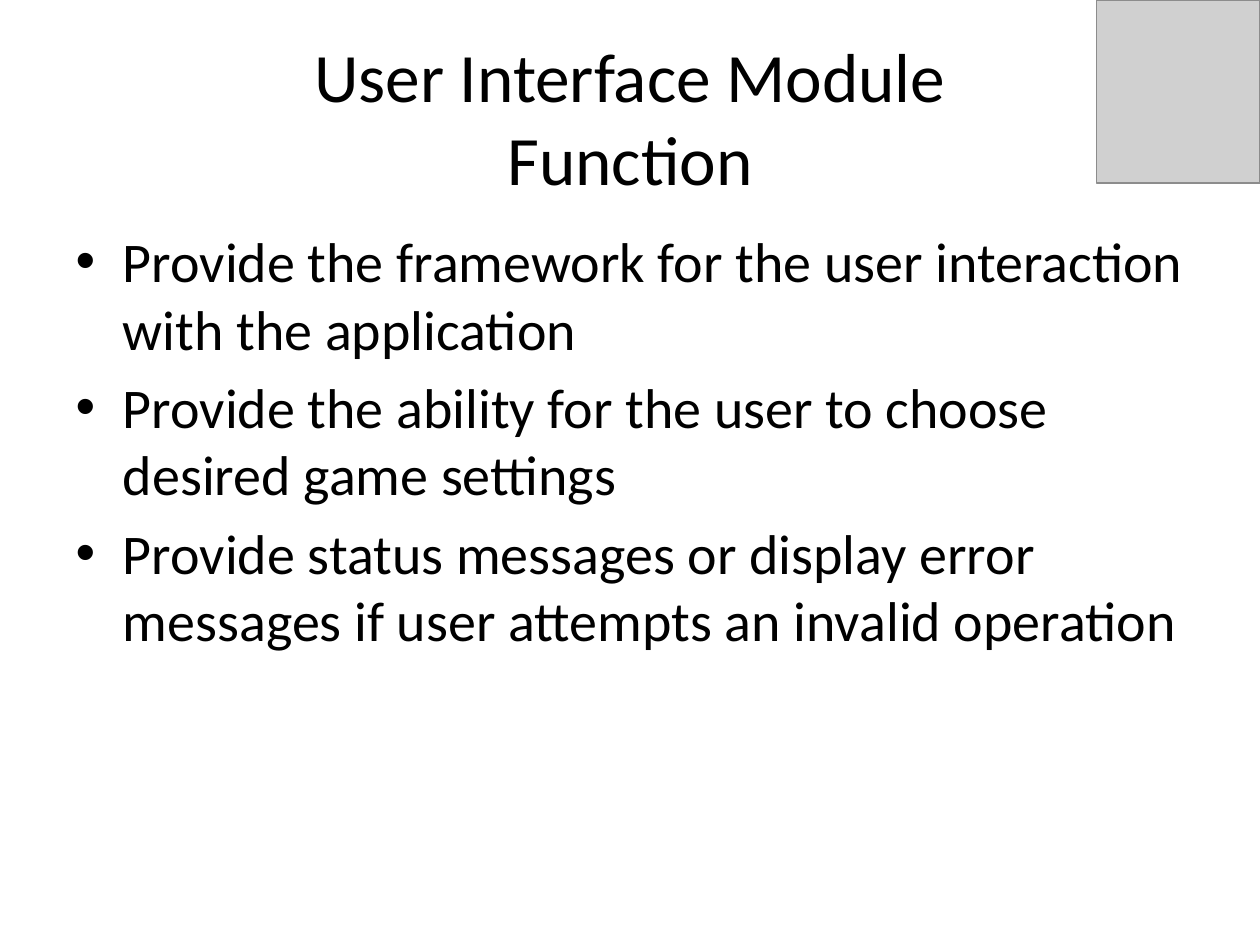
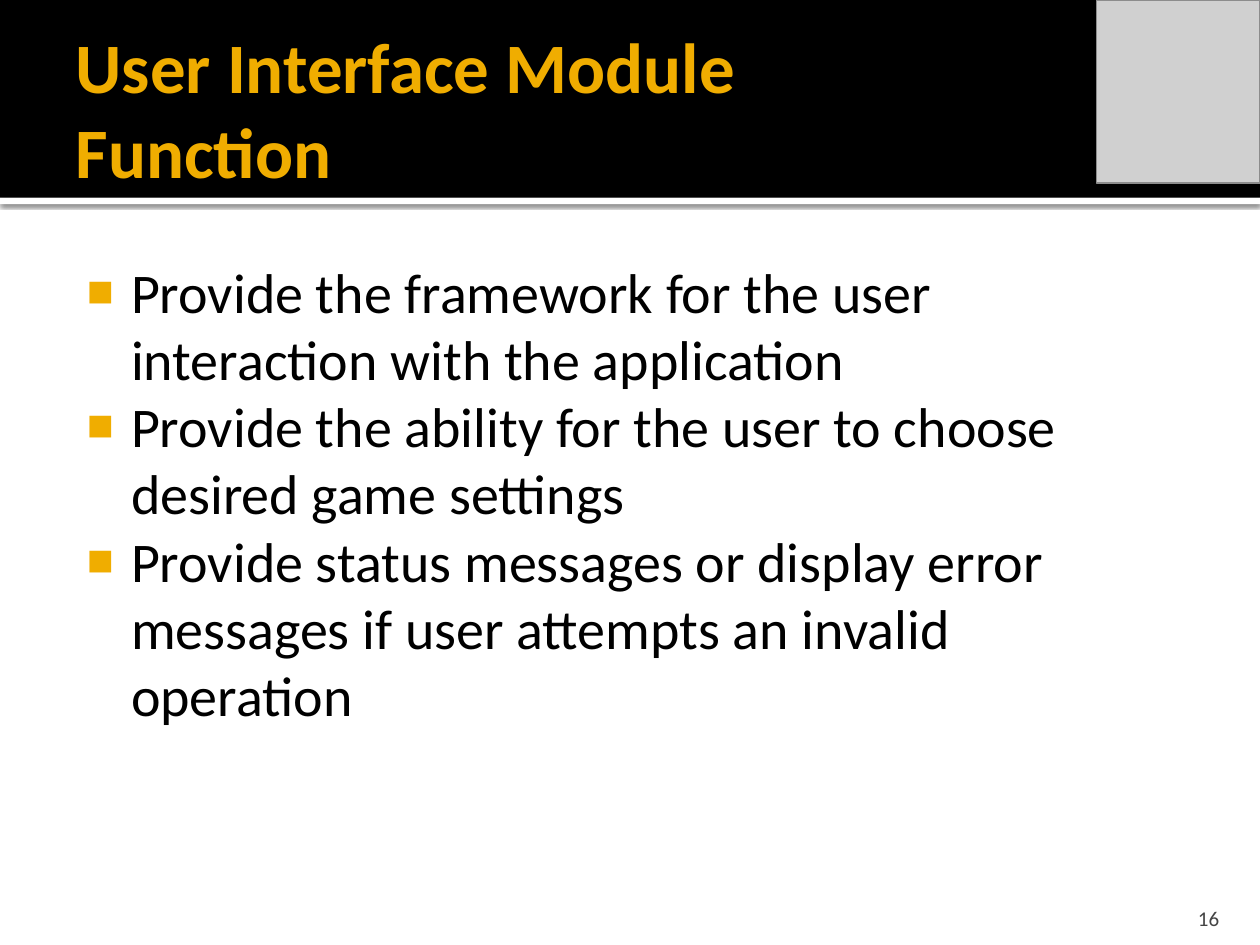
Before and after one commit to idxExtropy/duel-reality, a slide deck: slide 16 of Docs/DUEL REALITY .pptx (slide 10 before the commit). Drawn at 1260x945 pixels with LibreOffice and Linux fonts; fonts in the diff are those of the drawing; grey boxes stand for pictures. Boxes give left, top, right and bottom in pixels: in the first picture for what was removed or moved away, otherwise in the second. Text is boxed around its words. In the diff, an @@ line names an element or a change of style, - is before the commit and + after.

Commit message:
Cool Theme!!!! plus did overview / Game Mech

```diff
--- a/Docs/DUEL REALITY .pptx
+++ b/Docs/DUEL REALITY .pptx
@@ rectangle added at [0,0,1260,198], fill #000000 @@
@@ title "User Interface Module Function": place and size @@
-title "User Interface Module Function" at [314,54,945,186]
+title "User Interface Module Function" at [76,43,735,179]
@@ title "User Interface Module Function" at [76,43,735,179]: size 39.6 to 40.5 pt, text colour #000000 to #F0AD00, bold on; alignment centre to left @@
@@ rectangle added at [0,198,1260,204], fill #FFFFFF @@
@@ text "Provide the framework for the ...": place and size @@
-text "Provide the framework for the ..." at [123,243,1182,651]
+text "Provide the framework for the ..." at [131,274,1056,725]
@@ text "Provide the framework for the ..." at [131,274,1056,725]: bullet • to ■; less space between paragraphs @@
@@ page number added at [1198,912,1219,926], 12 pt, text #454545 @@
+16
```
Also in this commit, not shown: 22 other slides changed, 15 slides added, 4 slides removed.
